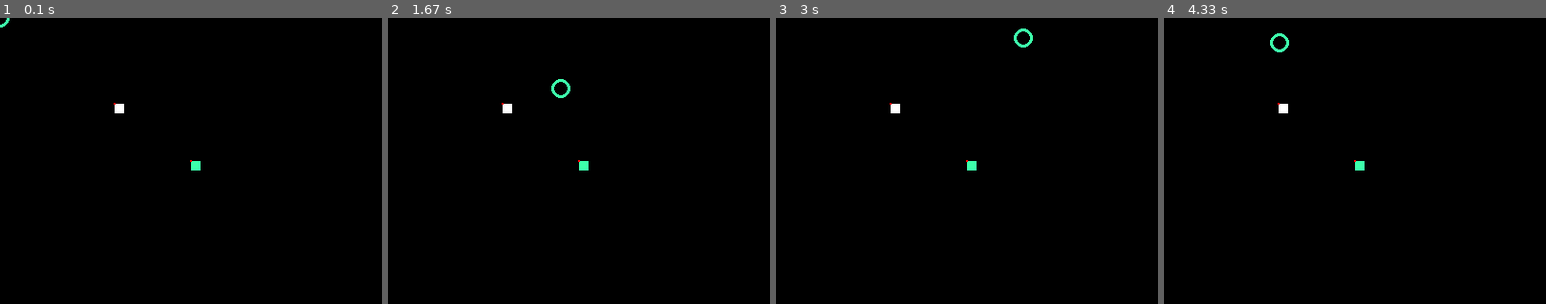
Above: before the commit, frames 1-4 (left to right).
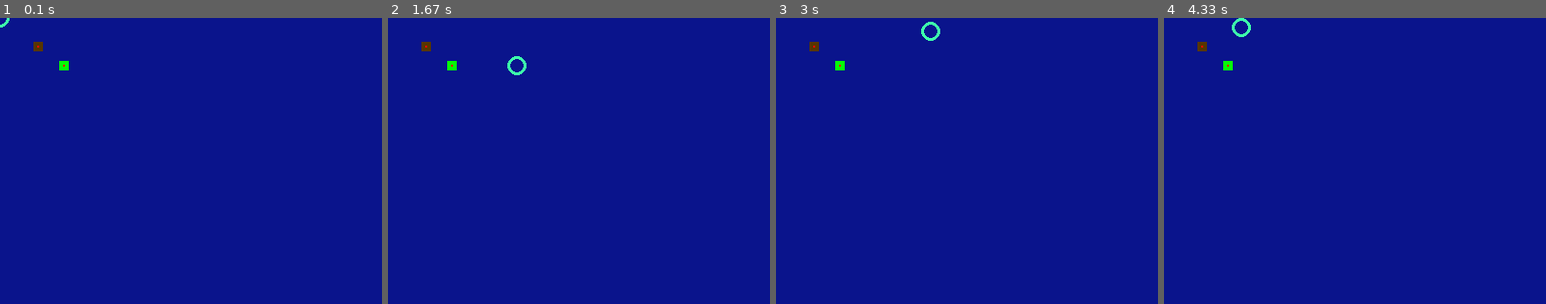
Above: after the commit, the same moments.

Repository: TonkleTremu/DSD-Y1
Game: pygame game, started from Random Test Stuff/Python Game Nouveau/main.py
The game is run twice, just before and just after one commit, with the same random seed, the same clock (stepped at 60 frames per second) and the same inputs.
Inputs:
- Up to frame 1 (0.1 s): no input
- Up to frame 2 (1.67 s): hold S 0.33-0.8 s; hold Right 0.33-0.8 s; tap W at 0.83 s; hold Right 1.17-1.63 s
- Up to frame 3 (3 s): hold Up 1.67-1.97 s; hold Right 2-2.47 s; hold Left from 2.5 s (still down)
- Up to frame 4 (4.33 s): release Left at 3.03 s; hold Down 3.07-3.37 s; hold Left 3.4-3.8 s; hold Up 3.83-4.2 s; hold Right from 4.23 s (still down)

The runs differ from the first frame. In frame 1, 100% of the frame differs, in the area x 0-100%, y 0-100%; in frame 2, 100%; in frame 3, 100%; in frame 4, 100%.

Commit message:
i/me/myself

Diff:
--- a/Random Test Stuff/Python Game Nouveau/main.py
+++ b/Random Test Stuff/Python Game Nouveau/main.py
@@ -9,17 +9,28 @@
 res_y = 300
 
 # Global Constants
-WHITE = (255,255,255)
-BLACK = (0,0,0)
+TICK_RATE = 180
+
+# Colours
+PURE_WHITE = (255,255,255)
+PURE_BLACK = (0,0,0)
+RED = (250,5,5)
+GREEN = (5,250,5)
+FAUX_GREEN = (5,140,70)
+NIGHT_SKY_BLUE = (10,20,140)
+LAVENDER = (135,110,170)
+BLUE = (5,5,250)
 MINT = (61, 255, 171)
+GRAY = (124,125,127)
+BROWN = (87,54,0)
 
 # Setup stuff. Should be mostly self-explanatory.
 pygame.init()
 DISPLAYSURF = pygame.display.set_mode((res_x, res_y), pygame.RESIZABLE)
 pygame.display.set_caption("Test")
 fpsClock = pygame.time.Clock()
-worldSizeX = 100
-worldSizeY = 100
+worldSizeX = 300
+worldSizeY = 300
 
 
 @dataclass
@@ -100,7 +111,7 @@
     if(id not in special_cases):
         if(Obj.shape == "box"):
             x,y = CoordinatesToScreen(Obj)
-            box_rect = Rect(x, y, Obj.x_size, Obj.y_size)
+            box_rect = Rect(x-Obj.x_size/2, y-Obj.x_size/2, Obj.x_size, Obj.y_size)
             pygame.draw.rect(DISPLAYSURF, Obj.color, box_rect)
             pygame.draw.circle(DISPLAYSURF, (255,0,0), (x,y), 1, 1)
 
@@ -121,20 +132,28 @@
         return(False)
 
 player = GameObject(10, 10, id="player")
-box = GameObject(10,10, id="test-box", shape="box", color=MINT, x=50, y=50)
-box2 = GameObject(10,10, id="test-box2", shape="box", color=WHITE, x=30, y=30)
+box = GameObject(10,10, id="test-box", shape="box", color=GREEN, x=50, y=50)
+box2 = GameObject(10,10, id="test-box2", shape="box", color=BROWN, x=30, y=30)
 GameObjects = [player, box, box2]
 
 while True: # Main game loop - like Unity's "update" void thing.
-    DISPLAYSURF.fill(BLACK)
+    DISPLAYSURF.fill(NIGHT_SKY_BLUE)
 
     PlayerMovementHandler()
+    random.shuffle(GameObjects)
     for Obj in GameObjects:
         Rigidbody(Obj)
+        try:
+            if(not(CompareCoordinates(Obj, Obj.collider, Obj.x_size/2))):
+                        Obj.inCollision = False
+                        Obj.collider.isHeld = False
+                        Obj.collider = None
+        except:
+            pass
     for Obj1 in GameObjects:
         for Obj2 in GameObjects:
             if(not Obj1 == Obj2):
-                if(CompareCoordinates(Obj1, Obj2, Obj1.x_size/2) and Obj1.id == "player" and not Obj1.collider):
+                if(CompareCoordinates(Obj1, Obj2, Obj1.x_size/2) and Obj1.id == "player"):
                     Obj1.inCollision = True
                     Obj1.collider = Obj2
 
@@ -145,7 +164,7 @@
         pygame.image.save(DISPLAYSURF, "screenshot.png")
 
 
-    fpsClock.tick(60)
+    fpsClock.tick(TICK_RATE)
 
     for event in pygame.event.get():
         if event.type == QUIT:
@@ -156,7 +175,5 @@
                 # Grabbing boxes? Lovely!
                 if(event.key == pygame.K_g):
                     player.collider.isHeld = not player.collider.isHeld
-                    print(player.collider.isHeld)
-                    if(not player.collider.isHeld):
-                        player.collider = None
-                        print(player)
+                if(event.key == pygame.K_z):
+                    print(player.collider)
